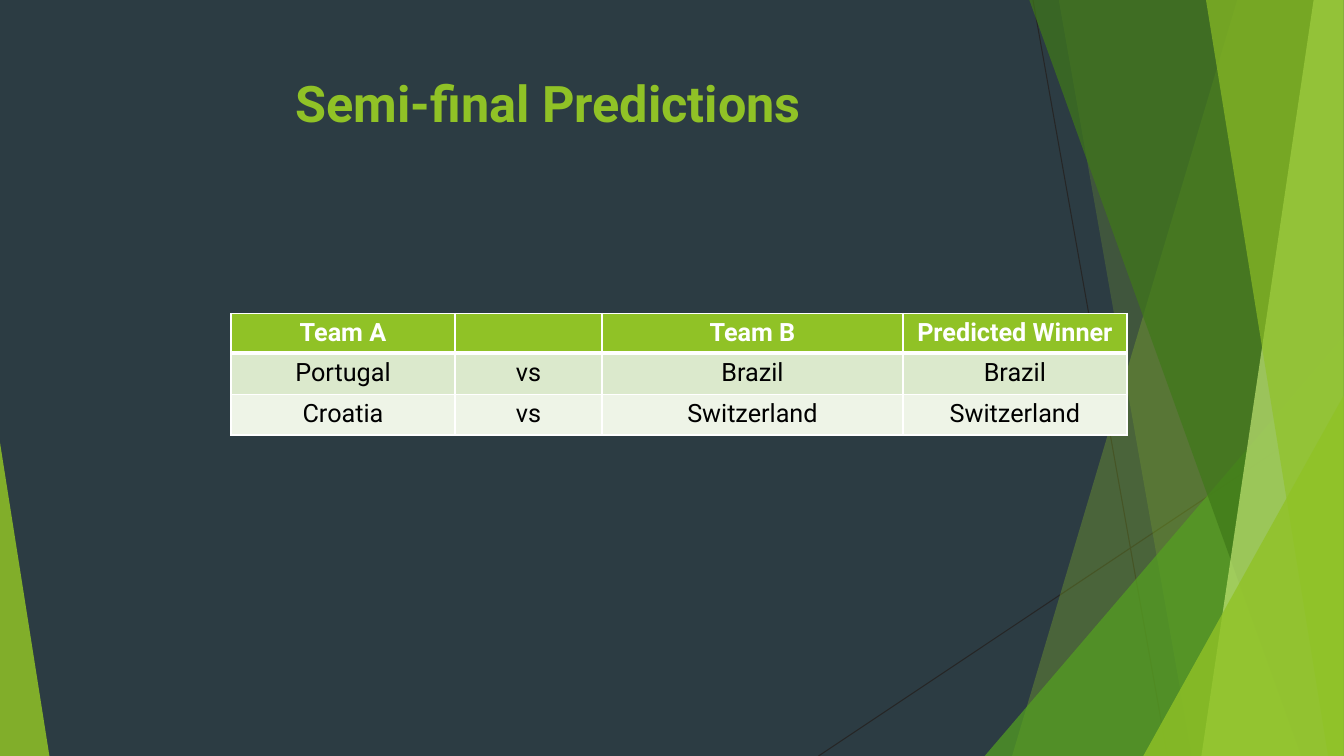
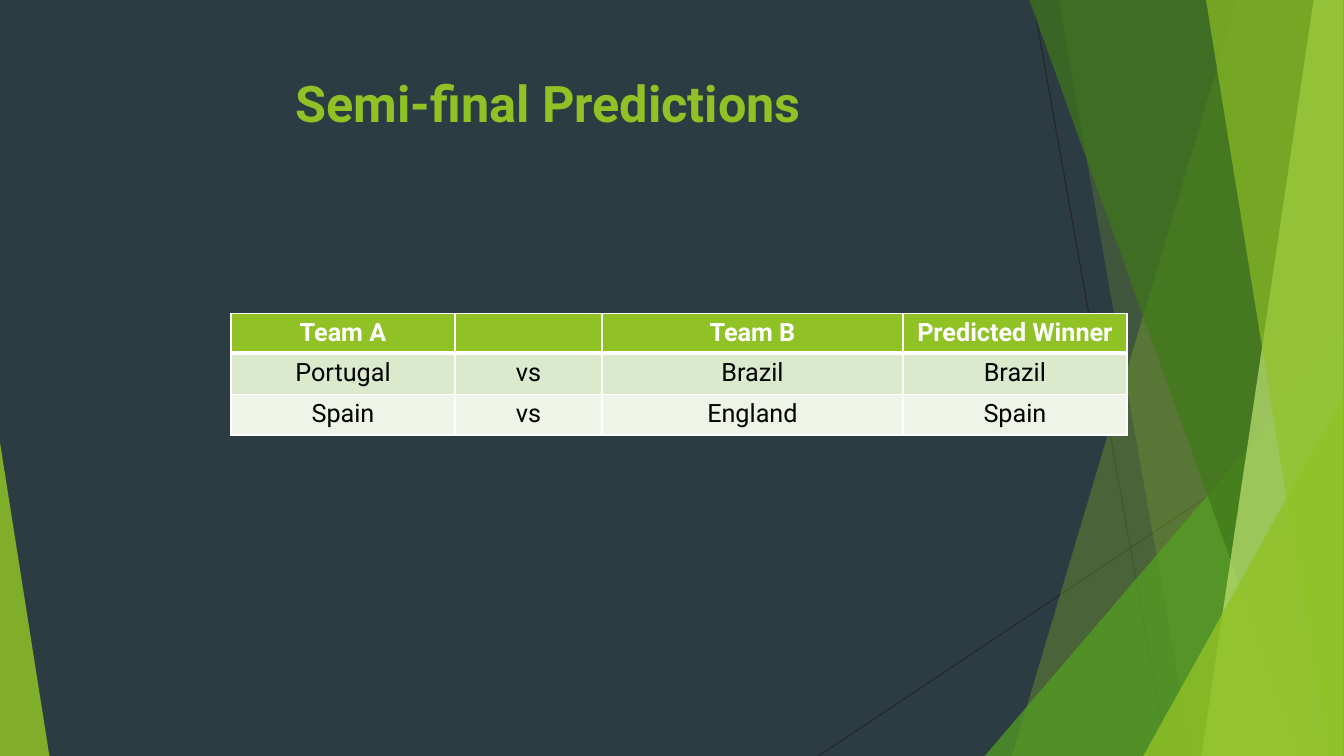
Before and after one commit to v1jaynarayanan/fifaworldcup2018, a slide deck: slide 22 of CrystalBallerz-WorldCup2018-Report.pptx. Drawn at 1344x756 pixels with LibreOffice and Linux fonts; fonts in the diff are those of the drawing; background and template pictures are left out. Boxes give left, top, right and bottom in pixels: in the first picture for what was removed or moved away, otherwise in the second. Text is boxed around its words. In the diff, an @@ line names an element or a change of style, - is before the commit and + after.

```diff
--- a/CrystalBallerz-WorldCup2018-Report.pptx
+++ b/CrystalBallerz-WorldCup2018-Report.pptx
@@ table at box(231, 314, 1127, 466) @@
-row 3: Croatia | vs | Switzerland | Switzerland
+row 3: Spain | vs | England | Spain
```
Also in this commit, not shown: 7 other slides changed, 2 other files.
